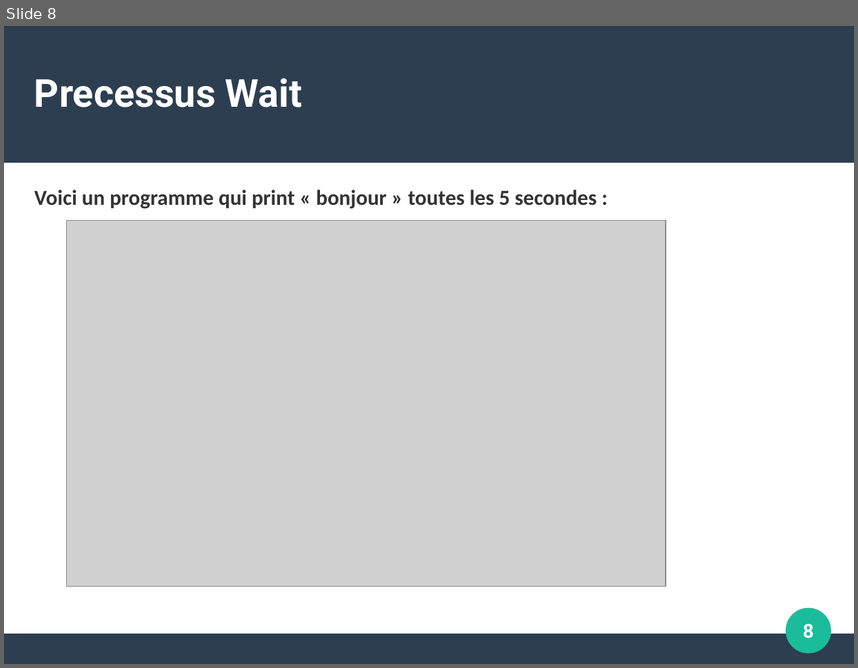
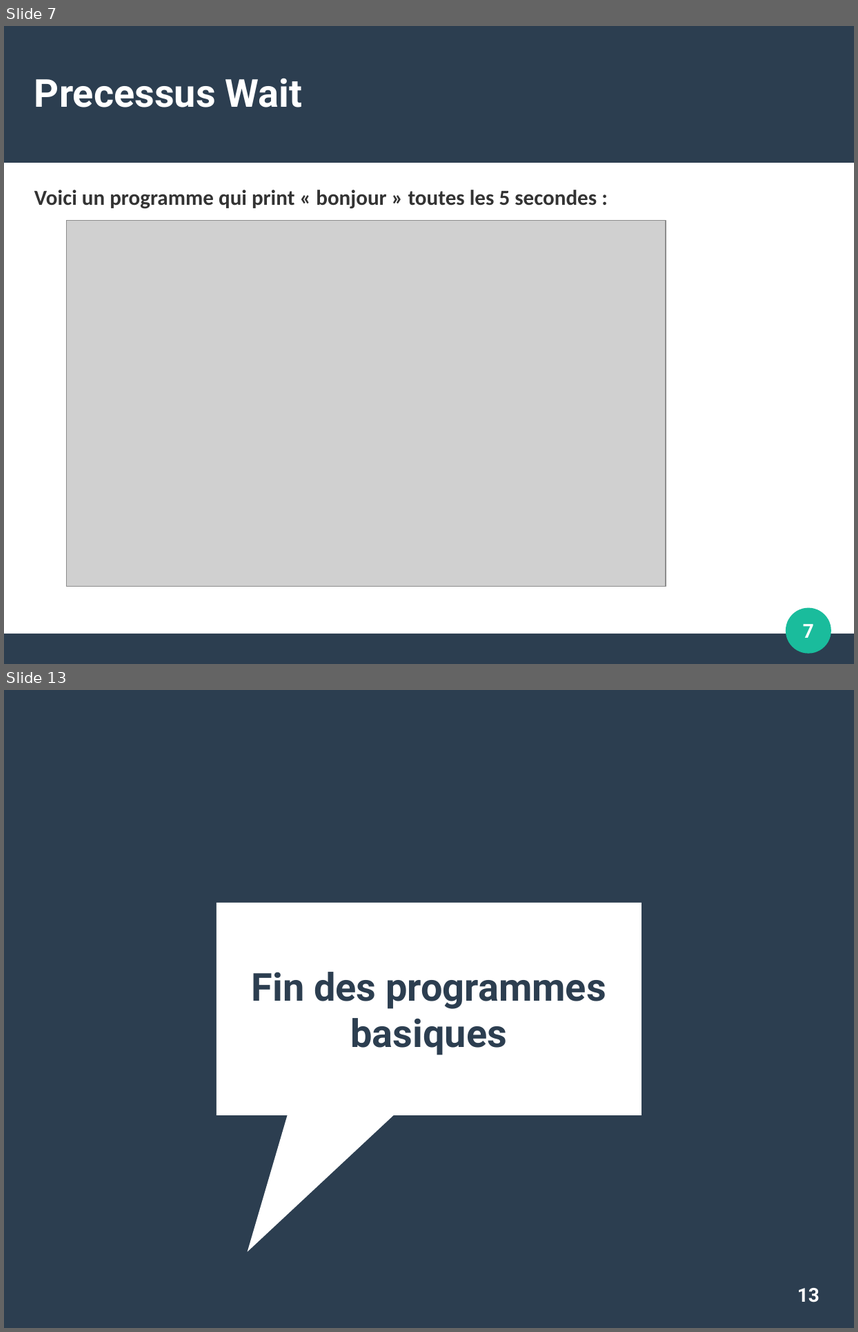
Before and after one commit to Hugo-SEQUIER/ProjetS3, a slide deck: ressources/nos_resumes/programmer_sur_contiki.odp. Shown one above the other, each under a label of ours: slide 8 before the commit, slides 7 and 13 after it; the slides between them are not shown. The pictures are 858x668 and 858x1332 pixels, drawn with LibreOffice and Linux fonts; fonts in the diff are those of the drawing; grey boxes stand for pictures. Boxes give left, top, right and bottom in pixels: in the first picture for what was removed or moved away, otherwise in the second. Text is boxed around its words. In the diff, an @@ line names an element or a change of style, - is before the commit and + after.

```diff
--- a/ressources/nos_resumes/programmer_sur_contiki.odp
+++ b/ressources/nos_resumes/programmer_sur_contiki.odp
@@ slide 13 added at [4, 690, 854, 1328], background #2C3E50 @@
@@ speech box added at [217, 903, 642, 1116], fill #FFFFFF @@
@@ title added at [252, 972, 606, 1055], 36 pt, text #2C3E50, bold @@
+Fin des programmes basiques
@@ page number added at [797, 1288, 820, 1302], 18 pt, text #FFFFFF, bold @@
+13
@@ what was slide 8 is now slide 7 @@
@@ page number at [803, 624, 814, 637]: text changed @@
-8
+7
```
Also in this commit, not shown: 3 slides changed, 4 other slides added, 2 slides removed, 6 other files.
